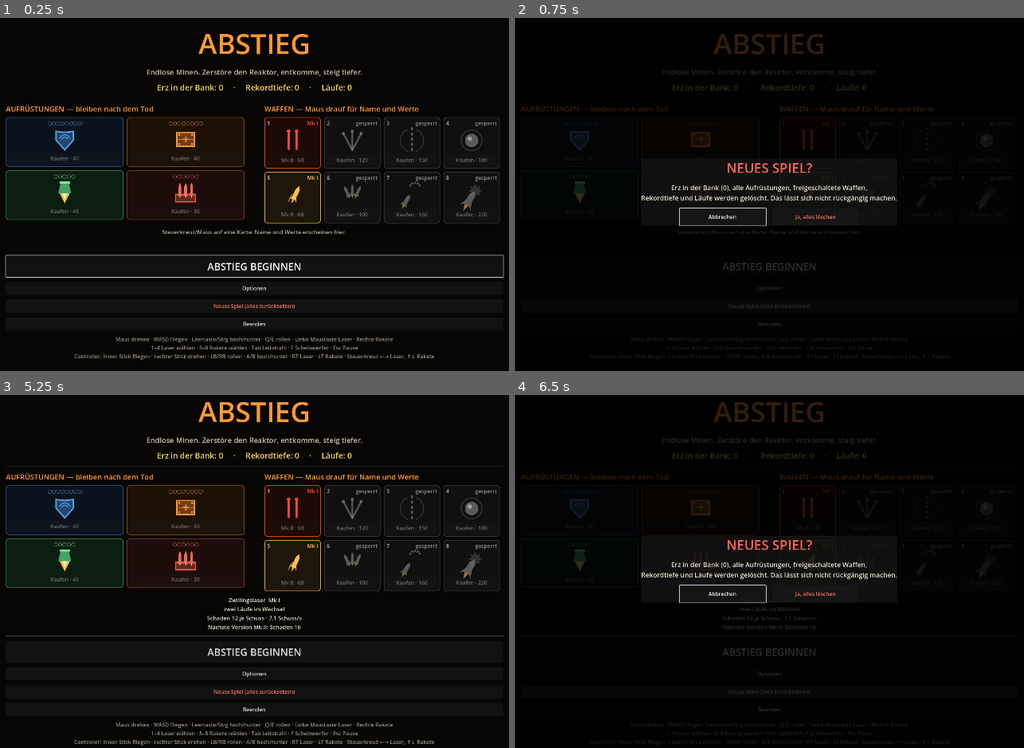
Above: before the commit, frames 1-4 (two rows, left to right).
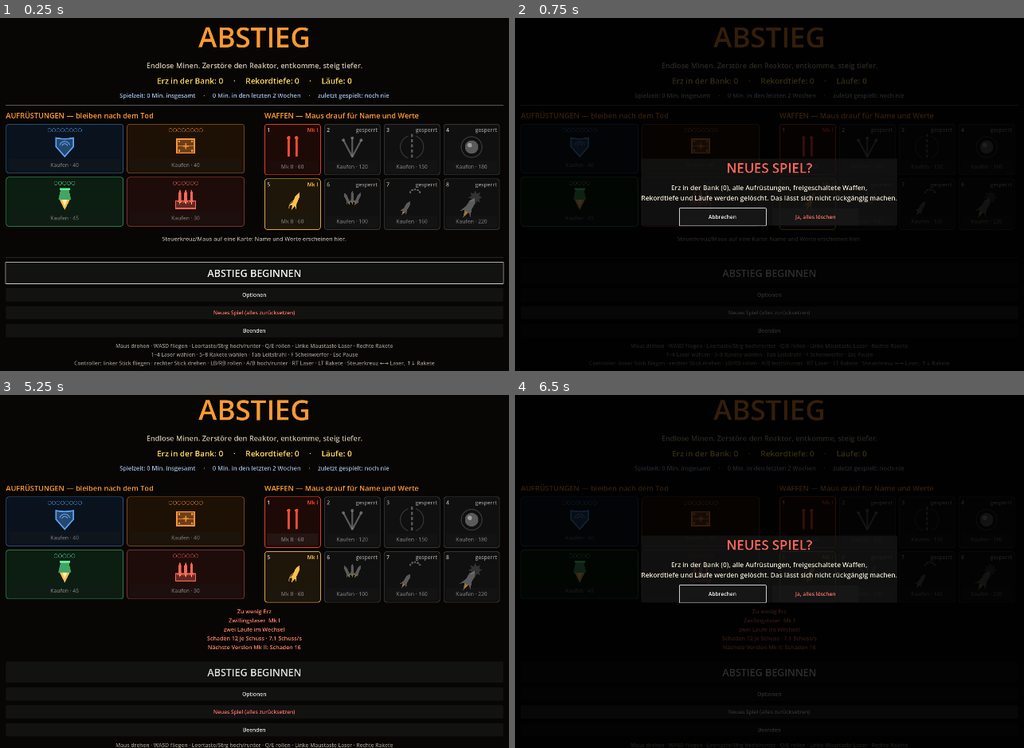
Above: after the commit, the same moments.

Repository: StevFischer/abstieg
Game: Godot game, scene res://scenes/main.tscn
Two runs of this game, one before a commit and one after it. Both use one fixed random seed, a clock stepped at 60 frames per second and the inputs below.
Inputs:
- Up to frame 1 (0.25 s): no input
- Up to frame 2 (0.75 s): click "Neues Spiel (alles zurücksetz…" at 0.5 s
- Up to frame 3 (5.25 s): click "Neues Spiel (alles zurücksetz…" at 1.25 s; click "Kaufen · 40" at 2 s; click "Kaufen · 40" at 2.75 s; click "Kaufen · 45" at 3.5 s; click "Kaufen · 30" at 4.25 s; click "Mk II · 60" at 5 s
- Up to frame 4 (6.5 s): click "Neues Spiel (alles zurücksetz…" at 5.75 s

The runs differ from the first frame. In frame 1, 11% of the frame differs, in the area x 0-100%, y 2-99%; in frame 2, 3.3%; in frame 3, 10%; in frame 4, 3.0%.

Commit message:
Spielzeit wie bei Steam: insgesamt, letzte 2 Wochen, zuletzt gespielt (zählt auch Hangar/Pause, übersteht Neues Spiel)
Co-Authored-By: Claude Opus 5.5 <noreply@anthropic.com>

Diff:
--- a/scripts/Hangar.gd
+++ b/scripts/Hangar.gd
@@ -48,6 +48,10 @@
 	spalte.add_child(_label("Endlose Minen. Zerstöre den Reaktor, entkomme, steig tiefer.", 22, Color(0.8, 0.75, 0.65), true))
 	spalte.add_child(_label("Erz in der Bank: %d     ·     Rekordtiefe: %d     ·     Läufe: %d" % [
 		Meta.bank, Meta.rekord, Meta.laeufe], 24, Color(1.0, 0.85, 0.35), true))
+	# Spielzeit wie bei Steam
+	spalte.add_child(_label("Spielzeit: %s insgesamt     ·     %s in den letzten 2 Wochen     ·     zuletzt gespielt: %s" % [
+		Meta.spielzeit_text(Meta.spielzeit), Meta.spielzeit_text(Meta.spielzeit_zwei_wochen()), Meta.zuletzt_text()],
+		18, Color(0.62, 0.72, 0.85), true))
 	spalte.add_child(HSeparator.new())
 	var zwei := HBoxContainer.new()
 	zwei.add_theme_constant_override("separation", 60)
--- a/scripts/Main.gd
+++ b/scripts/Main.gd
@@ -574,6 +574,10 @@
 	schiff.collision_mask = 1
 	if "--zeige-waffen" in OS.get_cmdline_user_args():
 		await _waffen_schau()
+		get_tree().quit(0)
+		return
+	if "--spielzeit-test" in OS.get_cmdline_user_args():
+		await _spielzeit_test()
 		get_tree().quit(0)
 		return
 	if "--boss-reset" in OS.get_cmdline_user_args():
@@ -838,6 +842,30 @@
 				nach += z.hp
 			zeile += "  %s %.0f" % [Waffen.MK[st], vorher - nach]
 		Protokoll.schreib("test", "Version %-14s%s" % [Waffen.finde(id).name, zeile])
+
+
+## Spielzeit: läuft hoch, übersteht Speichern+Neuladen und „Neues Spiel“; Hangar zeigt sie an.
+func _spielzeit_test() -> void:
+	var gestern := Time.get_date_string_from_unix_time(int(Time.get_unix_time_from_system()) - 86400)
+	var alt := Time.get_date_string_from_unix_time(int(Time.get_unix_time_from_system()) - 30 * 86400)
+	Meta.spielzeit = 5.0 * 3600.0                       # Vorgeschichte: 5 h insgesamt …
+	Meta.spielzeit_tage = {gestern: 1.5 * 3600.0, alt: 2.0 * 3600.0}   # … 1,5 h gestern, 2 h vor 30 Tagen
+	Meta.zuletzt = int(Time.get_unix_time_from_system()) - 86400
+	var s0 := Meta.spielzeit
+	await _warte(3.0)
+	var gelaufen := Meta.spielzeit - s0
+	Meta.speichern()
+	Meta.zuruecksetzen()
+	Meta.laden()
+	var nach := Meta.spielzeit
+	var zwei_w := Meta.spielzeit_zwei_wochen()
+	Meta.zuletzt = int(Time.get_unix_time_from_system()) - 86400
+	_zeige_hangar()
+	await _warte(0.8)
+	_foto("hangar_spielzeit")
+	var ok := gelaufen > 2.5 and gelaufen < 3.6 and nach >= s0 + 2.5 and zwei_w > 1.5 * 3600.0 and zwei_w < 1.6 * 3600.0
+	Protokoll.schreib("test", "Spielzeit: in 3 s gezählt %.1f s; nach Speichern, Neues Spiel und Neuladen %.0f s (vorher %.0f); letzte 2 Wochen %.0f s (soll ~5400, ohne den Tag vor 30 Tagen) → %s" % [
+		gelaufen, nach, s0, zwei_w, "BESTANDEN" if ok else "FEHLGESCHLAGEN"])
 
 
 ## Stevs Fall: in einer Boss-Tiefe sterben → Hangar → neuer Lauf. Die Bossanzeige darf außerhalb von
--- a/scripts/Meta.gd
+++ b/scripts/Meta.gd
@@ -15,13 +15,72 @@
 var stufen := {}
 var waffen: Array = []     ## freigeschaltete Waffen-IDs, zusätzlich zu Waffen.START
 var waffen_stufen := {}    ## Version je Waffe (1 = Mk I); fehlt ein Eintrag, ist es Mk I
+## Spielzeit wie bei Steam: Zeit, in der das Spiel offen ist (auch Hangar/Pause). Übersteht „Neues Spiel“.
+var spielzeit := 0.0       ## Sekunden insgesamt
+var spielzeit_tage := {}   ## "JJJJ-MM-TT" -> Sekunden, nur die letzten 14 Tage
+var zuletzt := 0           ## Unix-Zeit, zuletzt gespielt (vor dieser Sitzung — beim Laden gemerkt)
+var _letzter_tick := 0
+var _seit_speichern := 0.0
 
 
 func _ready() -> void:
+	process_mode = Node.PROCESS_MODE_ALWAYS     # Spielzeit zählt auch in der Pause, wie bei Steam
 	# Der Selbsttest schreibt in eine eigene Datei, sonst landet sein Fortschritt im echten Spielstand.
 	if "--autotest" in OS.get_cmdline_user_args():
 		_pfad = "user://abstieg_meta_autotest.cfg"
 	laden()
+	_letzter_tick = Time.get_ticks_msec()
+
+
+## Echte Zeit (nicht Spieltempo) aufsummieren, alle 30 s und beim Beenden/Wegwechseln sichern.
+func _process(_dt: float) -> void:
+	var jetzt := Time.get_ticks_msec()
+	var dt := minf((jetzt - _letzter_tick) / 1000.0, 1.0)     # Hänger/Schlaf nicht mitzählen
+	_letzter_tick = jetzt
+	spielzeit += dt
+	var heute := Time.get_date_string_from_system()
+	spielzeit_tage[heute] = float(spielzeit_tage.get(heute, 0.0)) + dt
+	_seit_speichern += dt
+	if _seit_speichern >= 30.0:
+		speichern()
+
+
+func _notification(was: int) -> void:
+	if was == NOTIFICATION_WM_CLOSE_REQUEST or was == NOTIFICATION_APPLICATION_PAUSED \
+			or was == NOTIFICATION_APPLICATION_FOCUS_OUT or was == NOTIFICATION_PREDELETE:
+		if _pfad != "":
+			speichern()
+	if was == NOTIFICATION_APPLICATION_RESUMED or was == NOTIFICATION_APPLICATION_FOCUS_IN:
+		_letzter_tick = Time.get_ticks_msec()
+
+
+func spielzeit_text(sek: float) -> String:
+	if sek < 3600.0:
+		return "%d Min." % int(sek / 60.0)
+	return ("%.1f" % (sek / 3600.0)).replace(".", ",") + " Std."
+
+
+func spielzeit_zwei_wochen() -> float:
+	var grenze := Time.get_unix_time_from_system() - 14 * 86400
+	var summe := 0.0
+	for tag in spielzeit_tage:
+		if Time.get_unix_time_from_datetime_string(tag + "T23:59:59") >= grenze:
+			summe += float(spielzeit_tage[tag])
+	return summe
+
+
+func zuletzt_text() -> String:
+	if zuletzt == 0:
+		return "noch nie"
+	var tag := Time.get_date_string_from_unix_time(zuletzt)
+	var heute := Time.get_date_string_from_system()
+	var gestern := Time.get_date_string_from_unix_time(int(Time.get_unix_time_from_system()) - 86400)
+	if tag == heute:
+		return "heute"
+	if tag == gestern:
+		return "gestern"
+	var d := Time.get_datetime_dict_from_unix_time(zuletzt)
+	return "%02d.%02d.%d" % [d.day, d.month, d.year]
 
 
 func stufe(id: String) -> int:
@@ -128,6 +187,13 @@
 	stufen = c.get_value("meta", "stufen", {})
 	waffen = c.get_value("meta", "waffen", [])
 	waffen_stufen = c.get_value("meta", "waffen_stufen", {})
+	spielzeit = c.get_value("meta", "spielzeit", 0.0)
+	spielzeit_tage = c.get_value("meta", "spielzeit_tage", {})
+	zuletzt = c.get_value("meta", "zuletzt", 0)
+	var grenze := Time.get_unix_time_from_system() - 15 * 86400
+	for tag in spielzeit_tage.keys():
+		if Time.get_unix_time_from_datetime_string(tag + "T00:00:00") < grenze:
+			spielzeit_tage.erase(tag)
 	# Laserbündelung gibt es seit 2026-10-10 nicht mehr (ersetzt durch Versionen je Waffe):
 	# gekaufte Stufen werden einmalig als Erz zurückgebucht.
 	if stufen.has("laser"):
@@ -158,6 +224,10 @@
 	c.set_value("meta", "stufen", stufen)
 	c.set_value("meta", "waffen", waffen)
 	c.set_value("meta", "waffen_stufen", waffen_stufen)
+	c.set_value("meta", "spielzeit", spielzeit)
+	c.set_value("meta", "spielzeit_tage", spielzeit_tage)
+	c.set_value("meta", "zuletzt", int(Time.get_unix_time_from_system()) if spielzeit > 0.0 else zuletzt)
+	_seit_speichern = 0.0
 	var e := c.save(_pfad)
 	if e != OK:
 		Protokoll.schreib("fehler", "Meta speichern fehlgeschlagen: %s" % error_string(e))
